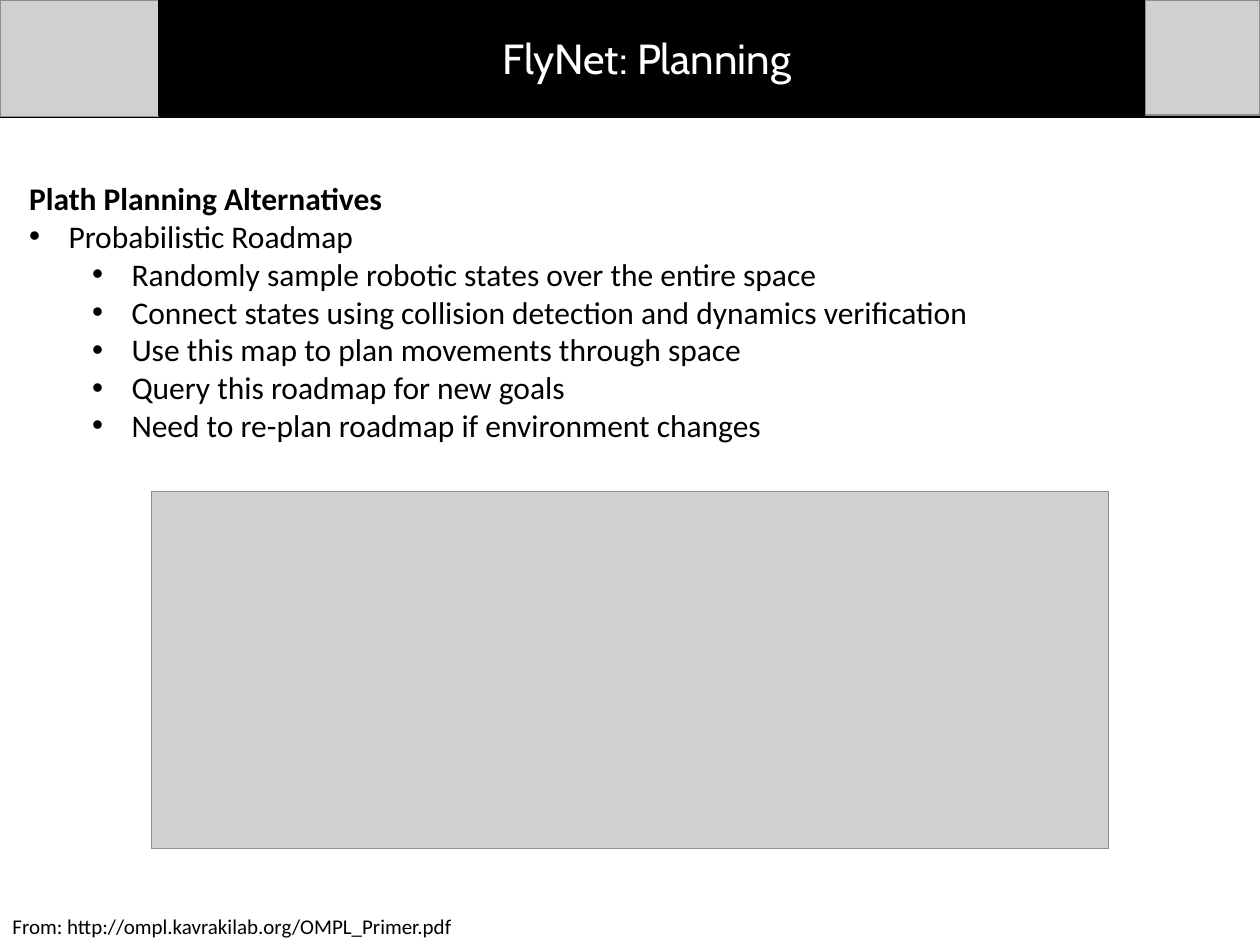
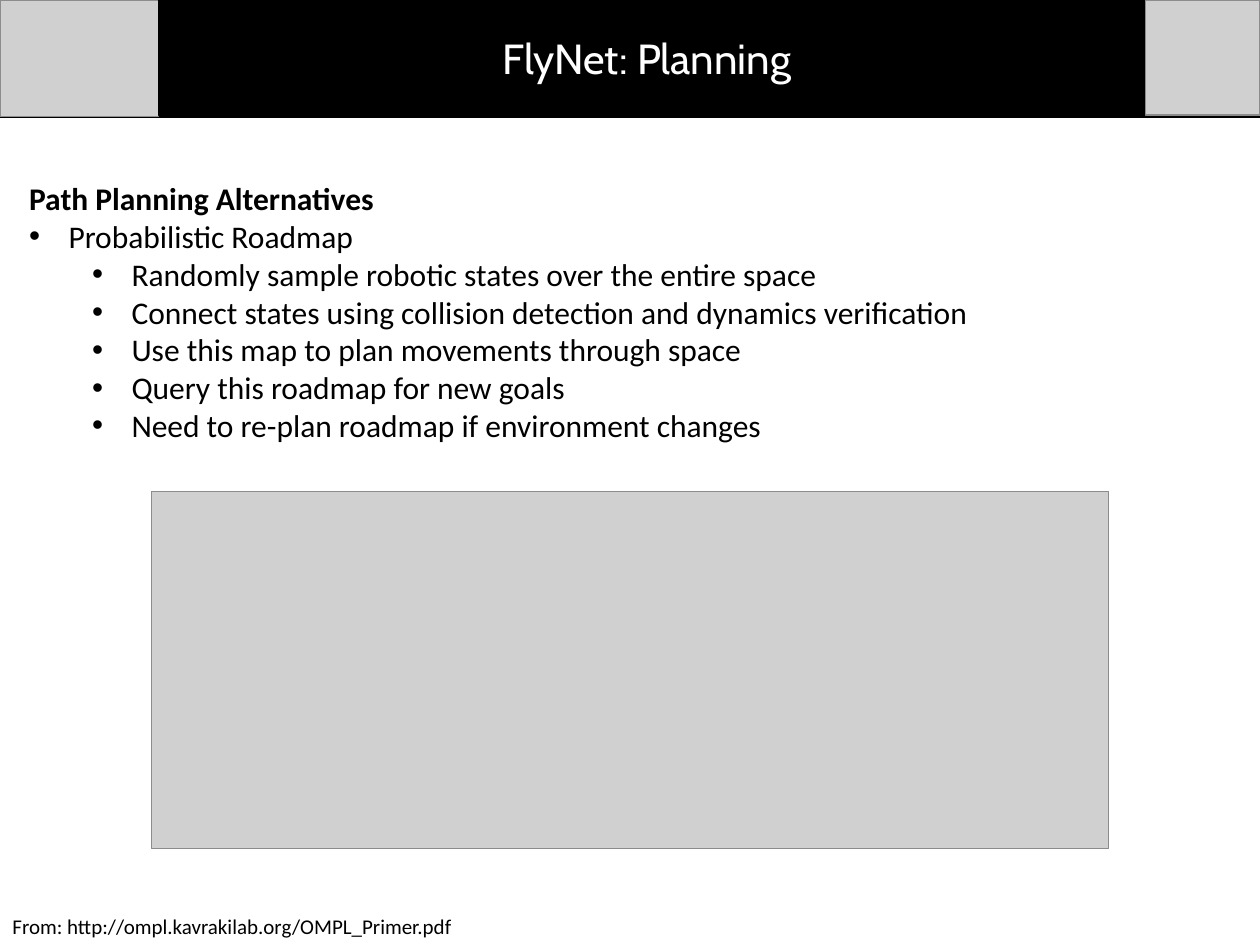
Before and after one commit to dtbinh/FlyNet, a slide deck: slide 7 of Presentations/Mid Semester Review/Individual_Slides/Austin/Anderson_Planning_Slides.pptx. Drawn at 1260x945 pixels with LibreOffice and Linux fonts; fonts in the diff are those of the drawing; grey boxes stand for pictures. Boxes give left, top, right and bottom in pixels: in the first picture for what was removed or moved away, otherwise in the second. Text is boxed around its words. In the diff, an @@ line names an element or a change of style, - is before the commit and + after.

```diff
--- a/Presentations/Mid Semester Review/Individual_Slides/Austin/Anderson_Planning_Slides.pptx
+++ b/Presentations/Mid Semester Review/Individual_Slides/Austin/Anderson_Planning_Slides.pptx
@@ text at (x1=29, y1=188, x2=374, y2=216): text changed @@
-Plath Planning Alternatives
+Path Planning Alternatives
```
Also in this commit, not shown: 16 other files.
